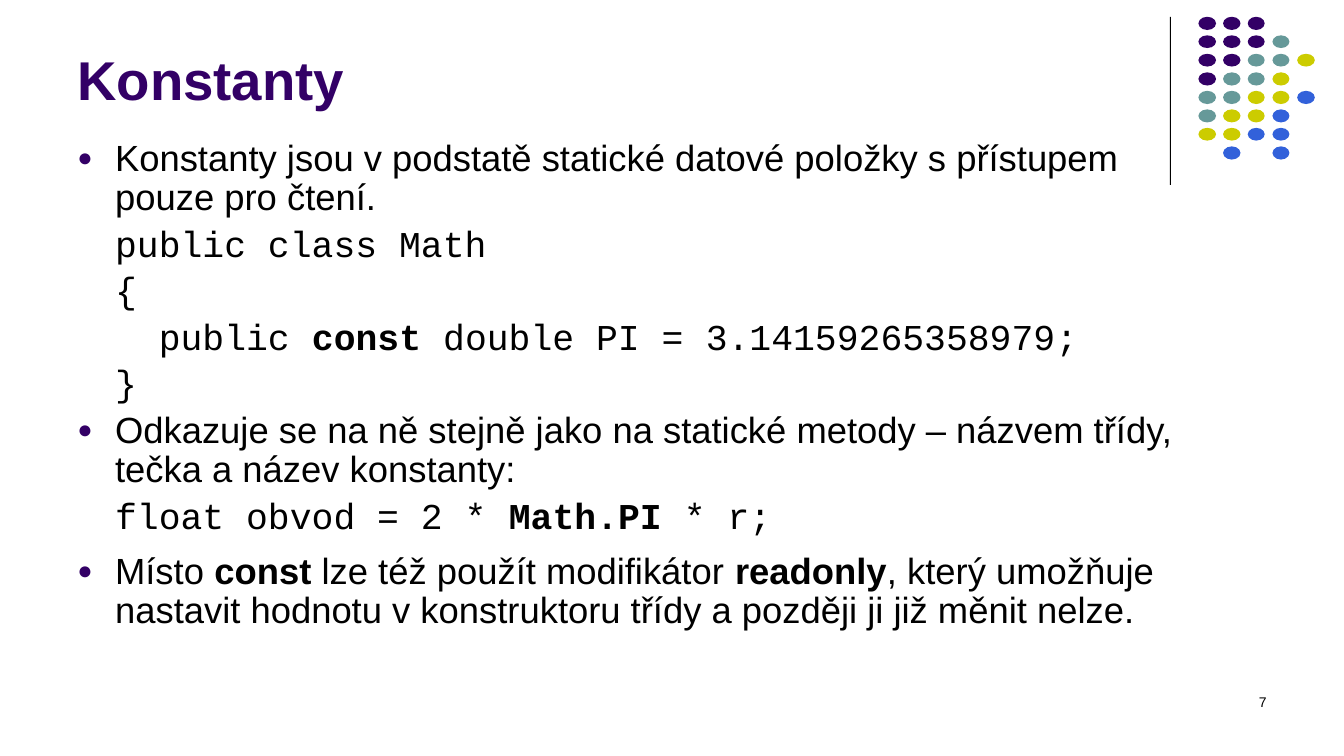
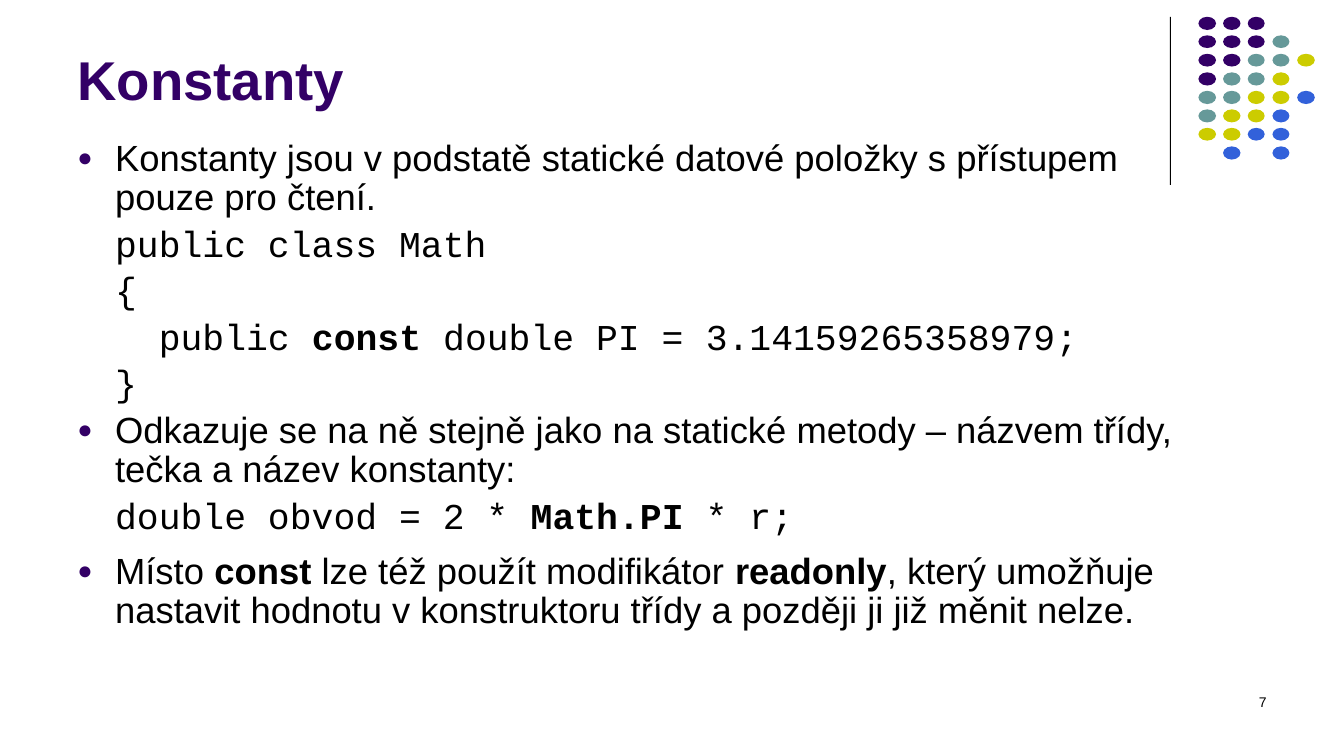
Before and after one commit to PetrVobornik/prednasky, a slide deck: slide 7 of Xamarin.Forms/01-OOP-a-NET/OOP-1-tridy.ppsx. Drawn at 1344x756 pixels with LibreOffice and Linux fonts; fonts in the diff are those of the drawing. Boxes give left, top, right and bottom in pixels: in the first picture for what was removed or moved away, otherwise in the second. Text is boxed around its words. In the diff, an @@ line names an element or a change of style, - is before the commit and + after.

```diff
--- a/Xamarin.Forms/01-OOP-a-NET/OOP-1-tridy.ppsx
+++ b/Xamarin.Forms/01-OOP-a-NET/OOP-1-tridy.ppsx
@@ text at (115,503,793,536): text changed @@
-float obvod = 2 * Math.PI * r;
+double obvod = 2 * Math.PI * r;
```
Also in this commit, not shown: 1 other slide changed, 6 other files.
